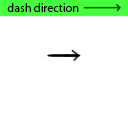
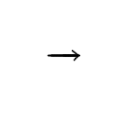
Two versions of the same layered image (128px x 128px). Layer-by-layer changes:
removed layer "dashDirection" over [0, 0, 128, 16]
